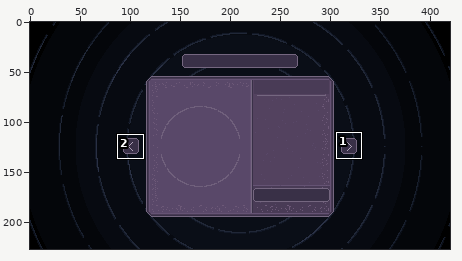
Pixel-art file -- 3d_models/gui/sub_form_menu.ase. Above, an overview of the earlier version with the close-up marked.
Close-up. Before the edit:
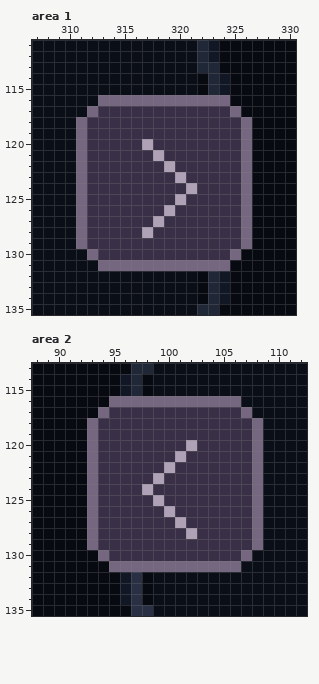
420x227 pixels, 1 frame. Colours within 5 levels of each other are drawn and written as one. Shown: area 1: x 307..330, y 111..135; area 2: x 88..112, y 113..135. The commit also changed other parts of the picture, which this record leaves out.
Now the later version:
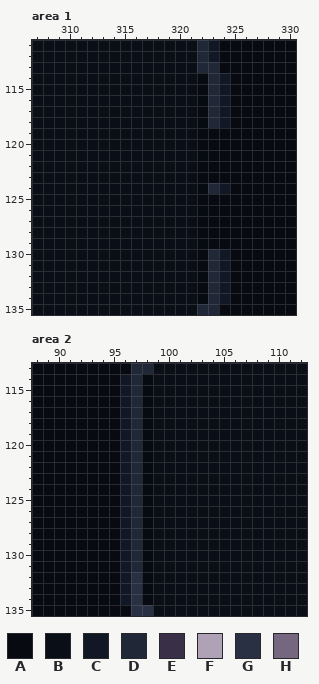
Palette (. is transparent): A #070a11  B #0a0e17  C #111725  D #202737  E #393047  F #afa2b7  G #293044  H #756780
Edits made:
layer "sub_form_menu_bg" added
layer "main_background" removed
layer "water_ripples" removed
layer "buttons (separate)/change_button_area" removed
Changed rows in their new state; - is an unchanged pixel.
Area 1, layer "sub_form_menu_bg":
first column x 311:
116 --BBBBBBBBBADC--
117 -BBBBBBBBBBADCA-
118 BBBBBBBBBBBADCAA
119 BBBBBBBBBBBAAAAA
120 BBBBBBBBBBBAAAAA
121 BBBBBBBBBBBAAAAA
122 BBBBBBBBBBBAAAAA
123 BBBBBBBBBBBAAAAA
124 BBBBBBBBBBBADCAA
125 BBBBBBBBBBBAAAAA
126 BBBBBBBBBBBAAAAA
127 BBBBBBBBBBBAAAAA
128 BBBBBBBBBBBAAAAA
129 BBBBBBBBBBBAAAAA
130 -BBBBBBBBBBADCA-
131 --BBBBBBBBBADC--
Area 2, layer "sub_form_menu_bg":
first column x 93:
116 --ACDABBBBBBBB--
117 -AACDABBBBBBBBB-
118 AAACDABBBBBBBBBB
119 AAACDABBBBBBBBBB
120 AAACDABBBBBBBBBB
121 AAACDABBBBBBBBBB
122 AAACDABBBBBBBBBB
123 AAACDABBBBBBBBBB
124 AAACDABBBBBBBBBB
125 AAACDABBBBBBBBBB
126 AAACDABBBBBBBBBB
127 AAACDABBBBBBBBBB
128 AAACDABBBBBBBBBB
129 AAACDABBBBBBBBBB
130 -AACDABBBBBBBBB-
131 --ACDABBBBBBBB--
Changed places in both close-ups, as pixel boxes (x1, y1, x2, y2):
changed: (76, 95, 252, 271)
changed: (87, 396, 263, 572)
